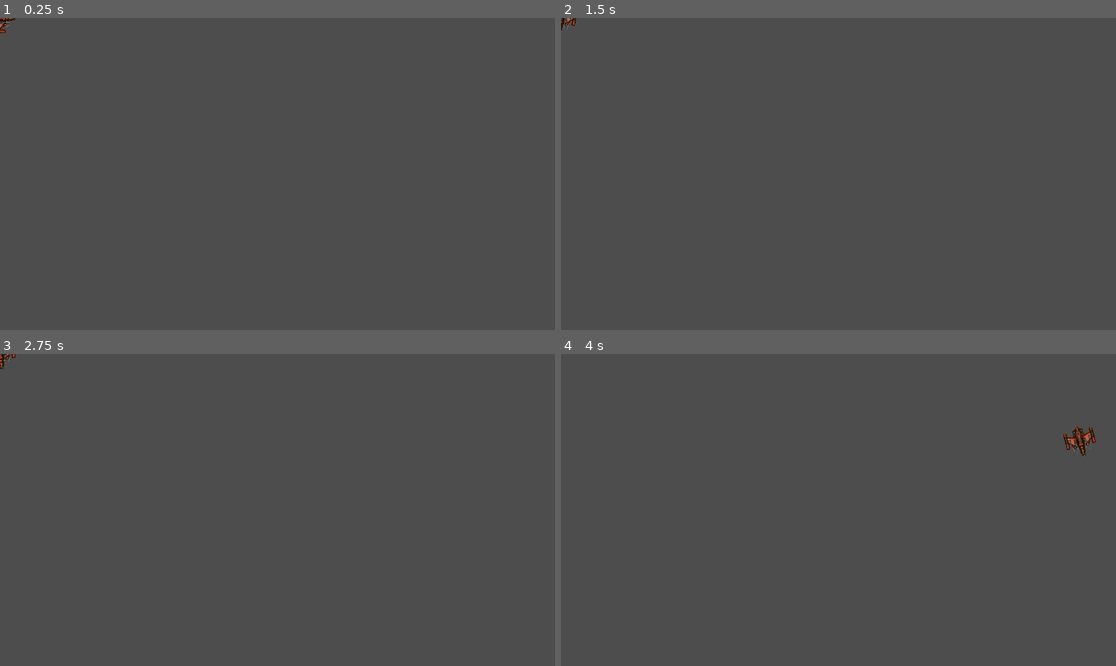
Above: before the commit, frames 1-4 (two rows, left to right).
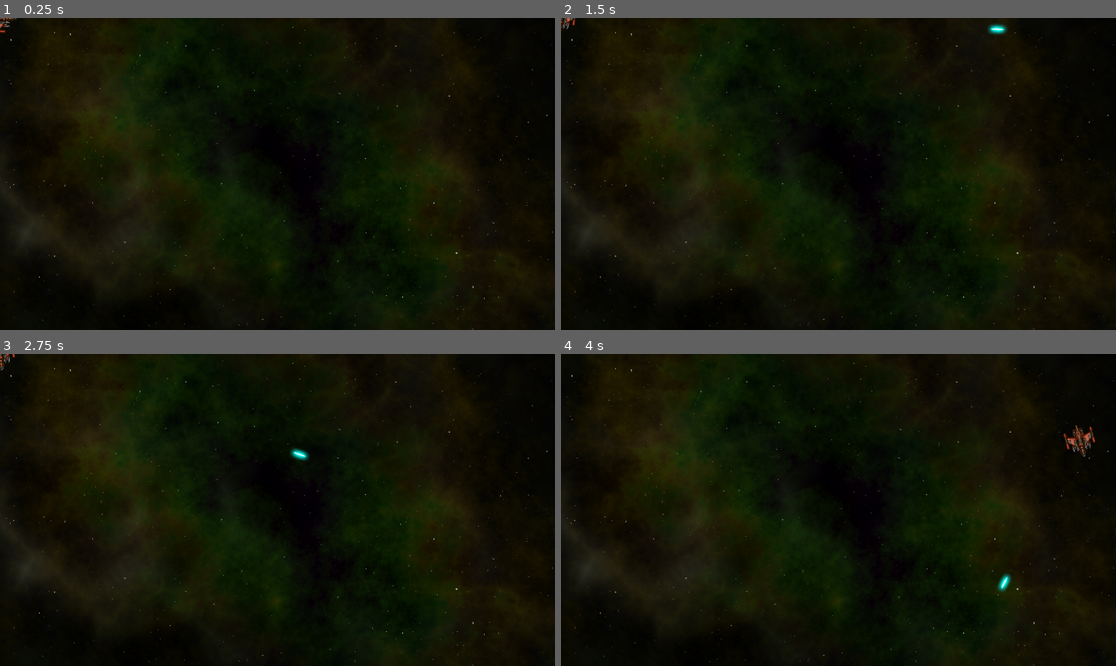
Above: after the commit, the same moments.

Repository: jeanmaxcacacho/bradfield-godot-ch3
Game: Godot game, scene res://main.tscn
The game is run twice, just before and just after one commit, with the same random seed, the same clock (stepped at 60 frames per second) and the same inputs. Before the commit the project starts from res://player.tscn.
Inputs:
- Up to frame 1 (0.25 s): no input
- Up to frame 2 (1.5 s): tap Enter at 0.5 s; hold Right (rotate_right) 0.53-1.28 s; tap Space (shoot) at 0.6, 1.35 s; hold Left (rotate_left) from 1.28 s (still down)
- Up to frame 3 (2.75 s): release Left (rotate_left) at 2.03 s; hold Right (rotate_right) from 2.03 s (still down); tap Space (shoot) at 2.1 s
- Up to frame 4 (4 s): release Right (rotate_right) at 2.78 s; hold Up (thrust) 2.78-3.53 s; tap Space (shoot) at 2.85, 3.6 s; hold Left (rotate_left) from 3.53 s (still down)

The runs differ from the first frame. In frame 1, 100% of the frame differs, in the area x 0-100%, y 0-100%; in frame 2, 100%; in frame 3, 100%; in frame 4, 100%.

Commit message:
shoot testing point

Diff:
--- /dev/null
+++ b/main.tscn
@@ -0,0 +1,12 @@
+[gd_scene load_steps=3 format=3 uid="uid://pudyva8r27mh"]
+
+[ext_resource type="Texture2D" uid="uid://dwgvcxwk0cbqm" path="res://space_rocks_assets/assets/space_background.png" id="1_tk3ng"]
+[ext_resource type="PackedScene" uid="uid://80j8civhw224" path="res://player.tscn" id="2_jw17i"]
+
+[node name="Main" type="Node"]
+
+[node name="Sprite2D" type="Sprite2D" parent="."]
+position = Vector2(538, 317)
+texture = ExtResource("1_tk3ng")
+
+[node name="Player" parent="." instance=ExtResource("2_jw17i")]
--- a/player.gd
+++ b/player.gd
@@ -7,6 +7,11 @@
 @export var engine_power = 500
 @export var spin_power = 8000
 
+# I need more booolets
+@export var bullet_scene : PackedScene
+@export var fire_rate = 0.15
+var can_shoot = true
+
 # I should really understand what Vectors do because I have no fucking clue
 var thrust = Vector2.ZERO
 var rotation_dir = 0
@@ -15,6 +20,7 @@
 func _ready():
 	change_state(ALIVE)
 	screensize = get_viewport_rect().size
+	$GunCooldown.wait_time = fire_rate
 
 
 func change_state(new_state):
@@ -43,6 +49,22 @@
 		thrust = transform.x*engine_power
 	# I'm guessing this depends on whether or not it's a negative or positive rotation
 	rotation_dir = Input.get_axis("rotate_left", "rotate_right")
+	if Input.is_action_just_pressed("shoot"):
+		shoot()
+
+
+func shoot():
+	if state == INVULNERABLE:
+		return
+	can_shoot = false
+	$GunCooldown.start()
+	var b = bullet_scene.instantiate()
+	get_tree().root.add_child(b)
+	b.start($Muzzle.global_transform)
+
+
+func _on_gun_cooldown_timeout():
+	can_shoot = true
 
 
 # again, it's really just about learning what the nodes do; this is a rigid body specific method
--- a/player.tscn
+++ b/player.tscn
@@ -1,7 +1,8 @@
-[gd_scene load_steps=4 format=3 uid="uid://80j8civhw224"]
+[gd_scene load_steps=5 format=3 uid="uid://80j8civhw224"]
 
 [ext_resource type="Script" path="res://player.gd" id="1_icpcc"]
 [ext_resource type="Texture2D" uid="uid://bjyxq2n6rlps3" path="res://space_rocks_assets/assets/player_ship.png" id="1_xuuyd"]
+[ext_resource type="PackedScene" uid="uid://by1h635w06ku3" path="res://bullet.tscn" id="2_p026r"]
 
 [sub_resource type="CircleShape2D" id="CircleShape2D_l7l4w"]
 radius = 31.0161
@@ -11,6 +12,7 @@
 linear_damp = 1.0
 angular_damp = 5.0
 script = ExtResource("1_icpcc")
+bullet_scene = ExtResource("2_p026r")
 
 [node name="Sprite2D" type="Sprite2D" parent="."]
 rotation = 1.5708
--- a/project.godot
+++ b/project.godot
@@ -11,7 +11,7 @@
 [application]
 
 config/name="bradfield-godot-ch3"
-run/main_scene="res://player.tscn"
+run/main_scene="res://main.tscn"
 config/features=PackedStringArray("4.2", "GL Compatibility")
 config/icon="res://icon.svg"
 
Not shown: 1 places in bullet.tscn that only renumber resources
